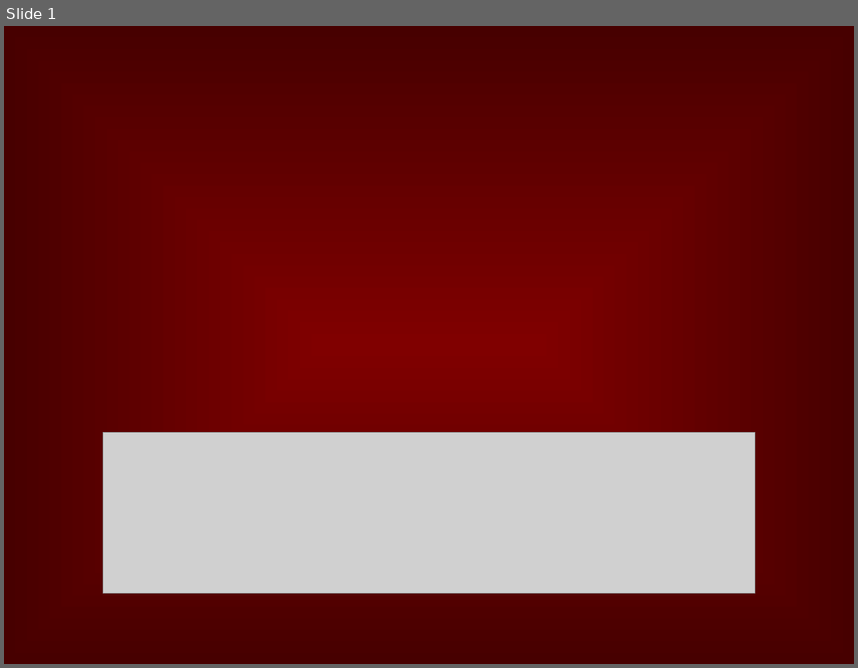
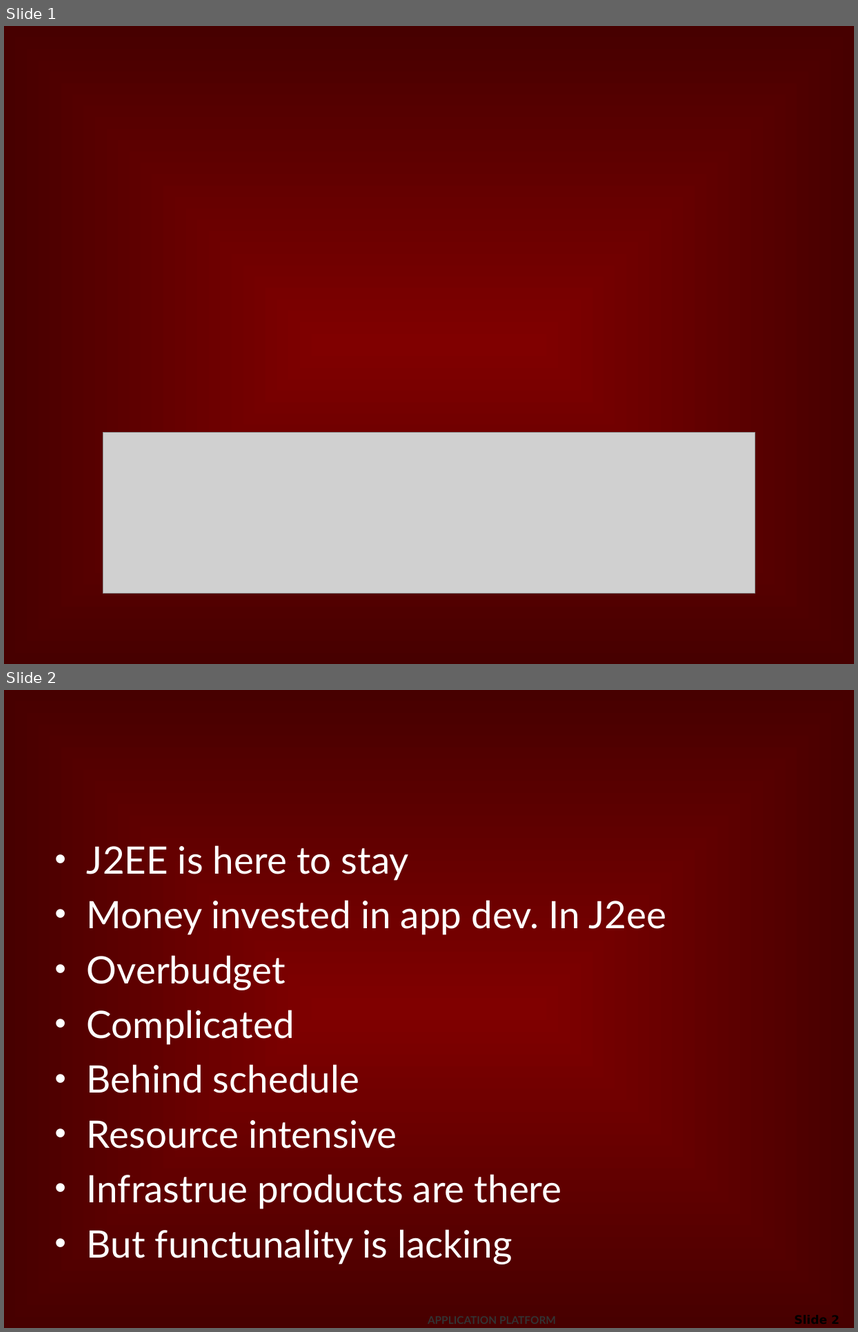
Before and after one commit to netspective/sparx-2001, a slide deck: Sparx/web-shared/docs/project/Introduction_to_Sparx_Business.ppt. Shown one above the other, each under a label of ours: slide 1 before the commit, slides 1 and 2 after it. The pictures are 858x668 and 858x1332 pixels, drawn with LibreOffice and Linux fonts; fonts in the diff are those of the drawing; grey boxes stand for pictures; background and template pictures are left out. Boxes give left, top, right and bottom in pixels: in the first picture for what was removed or moved away, otherwise in the second. Text is boxed around its words. In the diff, an @@ line names an element or a change of style, - is before the commit and + after.

```diff
--- a/Sparx/web-shared/docs/project/Introduction_to_Sparx_Business.ppt
+++ b/Sparx/web-shared/docs/project/Introduction_to_Sparx_Business.ppt
@@ slide 2 added at [4, 690, 854, 1328], background picture (left out) @@
@@ text added at [87, 845, 667, 1264], 32 pt, text #FFFFFF @@
+• J2EE is here to stay
+• Money invested in app dev. In J2ee
+• Overbudget
+• Complicated
+• Behind schedule
+• Resource intensive
+• Infrastrue products are there
+• But functunality is lacking
@@ text added at [419, 1309, 569, 1328], 9 pt, text #333333, bold @@
+APPLICATION PLATFORM
@@ page number added at [713, 1308, 847, 1328], 10 pt, text #000000, bold @@
+Slide 2
```
Also in this commit, not shown: 1 slide changed, 1 other file.
